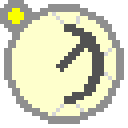
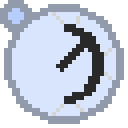
Layered file, before and after one edit (128×128). Changes by layer:
painted on "Layer 3" over [8, 8, 24, 24]
removed layer "Layer 5" over [56, 32, 96, 72]
painted on "Layer 4" over [56, 24, 104, 104]
"Layer 2": opacity 20% → 50%, painted on it over [8, 8, 116, 116]
painted on "Layer 1" over [0, 0, 124, 124]
